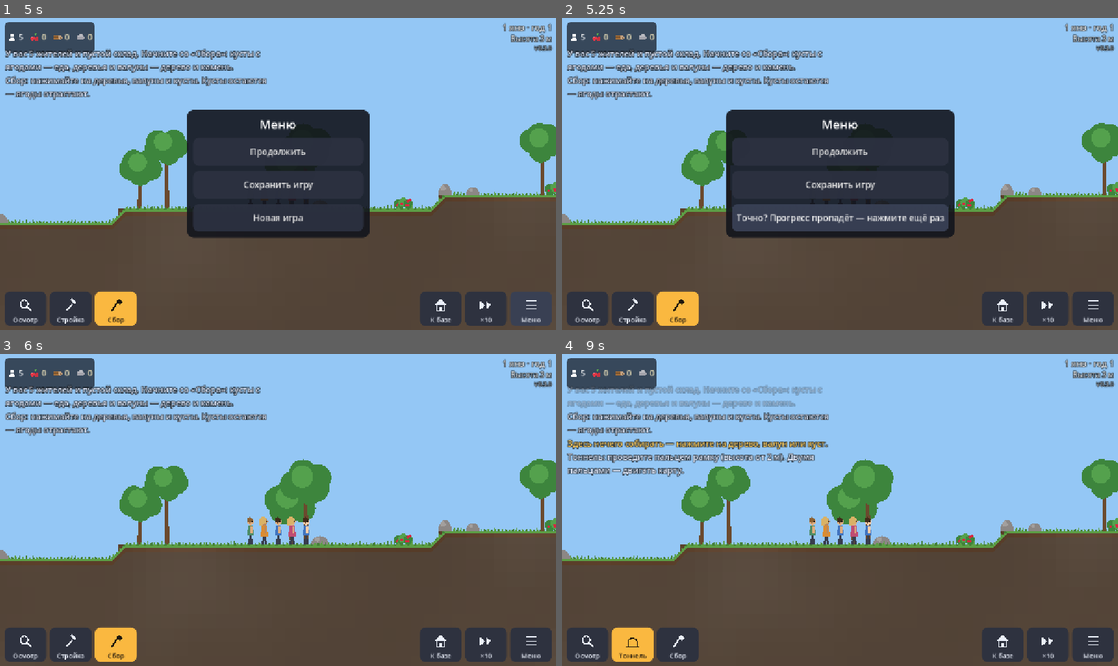
Above: before the commit, frames 1-4 (two rows, left to right).
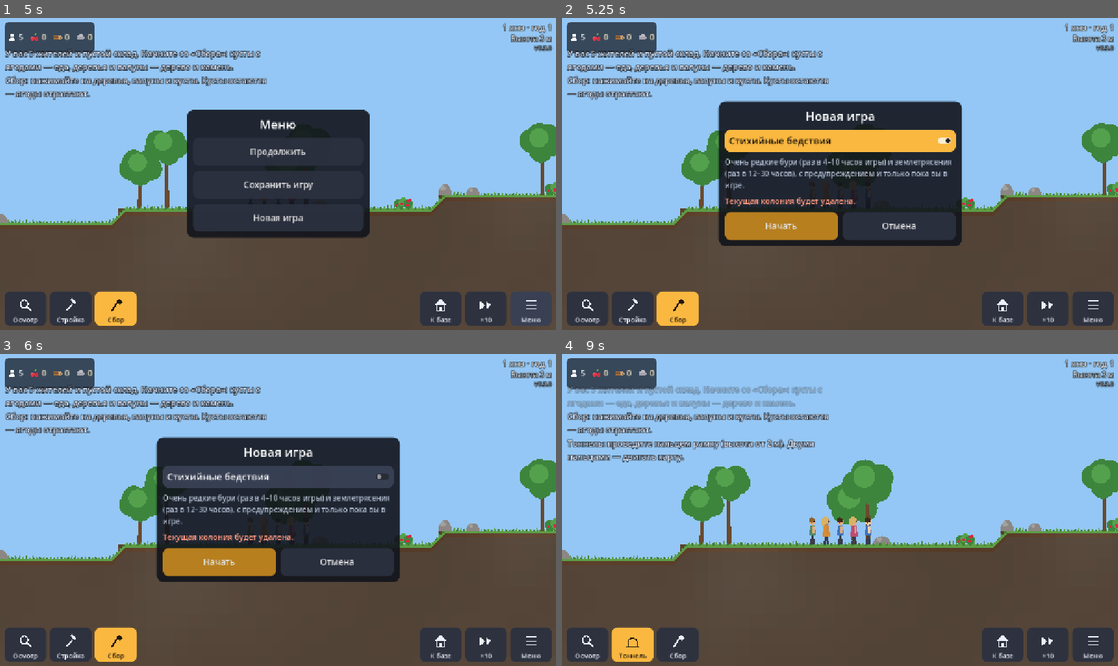
Above: after the commit, the same moments.

Repository: web-static-host/game1
Game: Godot game, scene res://scenes/main.tscn
Same seed, same stepped clock (60 frames per second), same inputs: the game is played once before the commit and once after it.
Inputs (mouse positions are in pixels of both pictures, inside the frame that each line leads up to):
- Up to frame 1 (5 s): click (27, 308) at 0.52 s; click (72, 308) at 1.27 s; click (116, 308) at 2.02 s; click (439, 308) at 2.77 s; click (483, 308) at 3.52 s; click (528, 308) at 4.27 s
- Up to frame 2 (5.25 s): click "Новая игра" at 5 s
- Up to frame 3 (6 s): click (278, 475) at 5.75 s, where only the run after the commit has a clickable "Стихийные бедствия"
- Up to frame 4 (9 s): click (901, 563) at 6.5 s, where only the run after the commit has a clickable "Отмена"; click (589, 644) at 7.27 s; click (634, 644) at 8.02 s; click (634, 606) at 8.77 s

Frame 1 is identical in both runs. In frame 2, 12% of the frame differs, in the area x 28-72%, y 26-74%; in frame 3, 20%; in frame 4, 2.1%.

Commit message:
Нагрузки: вес этажей и несущая способность стен, перегрузка, ветер и устойчивость башен; очень редкие бури и землетрясения с галочкой «Стихийные бедствия» в новой игре
Co-Authored-By: Claude Opus 5.5 <noreply@anthropic.com>
Claude-Session: https://claude.ai/code/session_016LhimkttaYpRVNZ3oj9mAA

Diff:
--- a/scripts/game/colony.gd
+++ b/scripts/game/colony.gd
@@ -6,6 +6,8 @@
 ## (update), оффлайн — упрощённо (advance_offline).
 
 signal event_logged(text: String, kind: String)
+## Землетрясение (для тряски камеры).
+signal quaked(magnitude: int)
 
 const START_UNITS := 5
 ## Ресурсов на старте нет — их сначала нужно собрать.
@@ -83,6 +85,11 @@
 var pathing: Pathing
 var physics: Physics
 var elements: Elements
+var loads: Loads
+## Во время толчков своды держат меньше.
+var quake_factor := 1.0
+## Стихийные бедствия (бури, землетрясения) — выбирается при создании игры.
+var disasters := true
 ## Идёт оффлайн-расчёт (без анимаций и гибели).
 var offline := false
 var units: Array[Unit] = []
@@ -135,6 +142,7 @@
 	pathing = Pathing.new(world, interior, room_cells, deck)
 	physics = Physics.new(self)
 	elements = Elements.new(self)
+	loads = Loads.new(self)
 	rng.seed = world.gen.world_seed + 12345
 
 
@@ -245,7 +253,7 @@
 	return maxi(1, r.size.y - 1)
 
 
-func validate(kind: int, r: Rect2i) -> String:
+func validate(kind: int, r: Rect2i, material := "wood") -> String:
 	var err := Project.size_error(kind, r)
 	if not err.is_empty():
 		return err
@@ -270,7 +278,7 @@
 				or Mat.is_solid(world.get_mat(below.x, below.y))
 			if not ok:
 				return "Комнате не на что опереться — нужен грунт или постройка снизу"
-		var floors_err := _floors_error(r)
+		var floors_err := _floors_error(r, material)
 		if not floors_err.is_empty():
 			return floors_err
 		# Пролёт под землёй ограничен прочностью породы потолка: шире — нужна крепь,
@@ -366,7 +374,7 @@
 ## Наибольший пролёт без крепи для породы m на глубине клетки c.
 func span_limit(m: int, c: Vector2i) -> int:
 	var depth := c.y - world.gen.surface_y(c.x)
-	var k := clampf(1.0 - depth / 8000.0, 0.4, 1.0)
+	var k := clampf(1.0 - depth / 8000.0, 0.4, 1.0) * quake_factor
 	return maxi(2, roundi(Mat.max_span(m) * k))
 
 
@@ -380,28 +388,12 @@
 	return out
 
 
-## Выдержат ли нижние этажи ещё один сверху.
-func _floors_error(r: Rect2i) -> String:
-	var chain := rooms_below(r)
-	var level := 1
-	var seen := {}
-	while not chain.is_empty():
-		var next: Array[Project] = []
-		for p in chain:
-			if seen.has(p.id):
-				continue
-			seen[p.id] = true
-			if p.phase != Project.Phase.DONE:
-				return "Нижнее здание ещё не достроено или обустраивается"
-			var allowed: int = Project.FLOORS_ABOVE.get(p.material, 1)
-			if level > allowed:
-				return "%s стены не выдержат %d эт. сверху (максимум %d) — нужен материал прочнее" % [
-					{"wood": "Деревянные", "clay": "Глиняные", "stone": "Каменные"}.get(p.material, "Эти"), level, allowed]
-			for q in rooms_below(p.rect):
-				next.append(q)
-		chain = next
-		level += 1
-	return ""
+## Выдержат ли нижние этажи вес новой комнаты и не опрокинет ли башню ветер.
+func _floors_error(r: Rect2i, material: String) -> String:
+	for p in rooms_below(r):
+		if p.phase != Project.Phase.DONE:
+			return "Нижнее здание ещё не достроено или обустраивается"
+	return loads.room_error(r, material)
 
 
 ## Пол комнаты ниже поверхности земли — без лестницы из неё не выбраться.
@@ -455,7 +447,7 @@
 
 
 func create_project(kind: int, r: Rect2i, workers := -1, material := "wood") -> Project:
-	if not validate(kind, r).is_empty():
+	if not validate(kind, r, material).is_empty():
 		return null
 	var p := Project.new()
 	p.id = next_project_id
@@ -1477,6 +1469,7 @@
 			_update_unit(u, step)
 	physics.update(dt)
 	elements.update(dt)
+	loads.update(dt)
 	_explore_t += dt
 	if _explore_t >= 1.0:
 		_explore_t = 0.0
@@ -2911,6 +2904,8 @@
 		"explored": [explored_min, explored_max, deepest_y, highest_y],
 		"fish": fish,
 		"elements": elements.to_dict(),
+		"loads": loads.to_dict(),
+		"disasters": disasters,
 	}
 
 
@@ -2961,5 +2956,8 @@
 		deepest_y = home.y
 		highest_y = home.y
 	elements.load_dict(d.get("elements", {}))
+	loads.load_dict(d.get("loads", {}))
+	disasters = bool(d.get("disasters", true))
+	loads.loads = loads.compute()
 	explore()
 	_refresh_bushes()
--- /dev/null
+++ b/scripts/game/loads.gd
@@ -0,0 +1,237 @@
+class_name Loads
+extends RefCounted
+## Нагрузки на постройки:
+## - вес: комната давит на те, что под ней (пропорционально опоре); стены держат
+##   столько тонн на метр ширины, сколько позволяет материал, ветхие — меньше;
+## - ветер: высокая наземная башня на узком основании опрокидывается;
+## - бури изнашивают наземные постройки, землетрясения — всё, перегруженное рушится.
+## Бури и землетрясения очень редки, бывают только при игроке (перед толчками земля дрожит)
+## и отключаются галочкой «Стихийные бедствия» при создании новой игры.
+
+## Масса стен и перекрытий на клетку комнаты, т.
+const MASS := {"wood": 0.6, "clay": 1.5, "stone": 2.2, "metal": 1.2}
+## Сколько тонн сверху держит метр ширины стен.
+const BEARING := {"wood": 2.5, "clay": 10.0, "stone": 28.0, "metal": 40.0}
+## Во сколько раз наземная башня может быть выше ширины основания.
+const SLENDER := {"wood": 3.0, "clay": 4.0, "stone": 6.0, "metal": 10.0}
+## Интервалы в секундах игры: буря — раз в 4–10 часов, землетрясение — раз в 12–30 часов.
+const STORM_EVERY := Vector2(4.0 * 3600.0, 10.0 * 3600.0)
+const STORM_LONG := Vector2(60.0, 120.0)
+const QUAKE_EVERY := Vector2(12.0 * 3600.0, 30.0 * 3600.0)
+const FORESHOCK := 20.0
+
+var colony: Colony
+var world: WorldData
+## Нагрузка сверху на комнаты: id -> т (пересчитывается раз в секунду).
+var loads := {}
+var storm_t := 0.0
+var storm_left := 0.0
+var storm_power := 0
+var quake_t := 0.0
+var _foreshock_done := false
+var _tick := 0.0
+## Сколько секунд комната перегружена: id -> сек. Через минуту — рушится.
+var overload_t := {}
+const OVERLOAD_GRACE := 60.0
+var _rng := RandomNumberGenerator.new()
+
+
+func _init(p_colony: Colony) -> void:
+	colony = p_colony
+	world = p_colony.world
+	_rng.seed = world.gen.world_seed + 4242
+	storm_t = _rng.randf_range(STORM_EVERY.x, STORM_EVERY.y)
+	quake_t = _rng.randf_range(QUAKE_EVERY.x, QUAKE_EVERY.y)
+
+
+static func mass(p: Project) -> float:
+	return MASS.get(p.material, 0.6) * p.area()
+
+
+## Сколько тонн сверху держит комната (ветхая — меньше).
+static func bearing(p: Project) -> float:
+	return BEARING.get(p.material, 2.5) * p.rect.size.x * (1.0 - 0.4 * p.wear)
+
+
+## Комнаты, которые несут вес (готовые и строящиеся сверху).
+func _rooms(extra: Project) -> Array[Project]:
+	var out: Array[Project] = []
+	for p in colony.projects:
+		if p.kind == Project.Kind.ROOM and p.phase != Project.Phase.DIG:
+			out.append(p)
+	if extra != null:
+		out.append(extra)
+	return out
+
+
+## Вес сверху на каждую комнату: id -> т. extra — проверяемая будущая комната.
+func compute(extra: Project = null) -> Dictionary:
+	var rooms := _rooms(extra)
+	# Сверху вниз: верхние передают вес нижним по ширине опоры.
+	rooms.sort_custom(func(a: Project, b: Project) -> bool: return a.rect.position.y < b.rect.position.y)
+	var out := {}
+	for q in rooms:
+		var total := mass(q) + float(out.get(q.id, 0.0))
+		for p in rooms:
+			if p == q or p.rect.position.y != q.rect.end.y:
+				continue
+			var overlap := mini(p.rect.end.x, q.rect.end.x) - maxi(p.rect.position.x, q.rect.position.x)
+			if overlap > 0:
+				out[p.id] = float(out.get(p.id, 0.0)) + total * overlap / q.rect.size.x
+	return out
+
+
+func load_on(p: Project) -> float:
+	return float(loads.get(p.id, 0.0))
+
+
+## Доля использованной прочности (больше 1 — не держит).
+func utilization(p: Project, from: Dictionary = loads) -> float:
+	if p.kind != Project.Kind.ROOM:
+		return 0.0
+	return float(from.get(p.id, 0.0)) / maxf(0.1, bearing(p))
+
+
+## Почему нельзя поставить комнату r из материала mat (пусто — можно).
+func room_error(r: Rect2i, mat: String) -> String:
+	var tmp := Project.new()
+	tmp.id = -1
+	tmp.kind = Project.Kind.ROOM
+	tmp.rect = r
+	tmp.material = mat
+	var predicted := compute(tmp)
+	for p in colony.projects:
+		if p.kind == Project.Kind.ROOM and utilization(p, predicted) > 1.0:
+			return "%s не выдержит: сверху будет %d т, держит %d т — стройте легче или внизу прочнее" % [
+				p.title(), roundi(predicted[p.id]), roundi(bearing(p))]
+	var tower := tower_of(r, mat)
+	if tower[0] > tower[1] * SLENDER.get(tower[2], 3.0):
+		return "Башня %d м на основании %d м опрокинется от ветра (из «%s» — не выше %d м). Расширьте основание" % [
+			tower[0], tower[1], Project.MATERIALS.get(tower[2], ["?"])[0].to_lower(), int(tower[1] * SLENDER.get(tower[2], 3.0))]
+	return ""
+
+
+## Наземная башня под комнатой r: [высота над землёй, ширина основания, материал основания].
+func tower_of(r: Rect2i, mat: String) -> Array:
+	var base_rect := r
+	var base_mat := mat
+	var guard := 0
+	while guard < 200:
+		guard += 1
+		var below := colony.rooms_below(base_rect)
+		if below.is_empty():
+			break
+		var best: Project = below[0]
+		for b in below:
+			if b.rect.size.x > best.rect.size.x:
+				best = b
+		base_rect = best.rect
+		base_mat = best.material
+	var ground := world.gen.surface_y(base_rect.get_center().x)
+	var height := maxi(0, mini(ground, base_rect.end.y) - r.position.y)
+	return [height, base_rect.size.x, base_mat]
+
+
+## Скорость ветра на высоте h м над землёй, м/с (в бурю — сильнее).
+func wind(h: float) -> float:
+	var v := 6.0 * pow(1.0 + maxf(0.0, h) / 10.0, 0.3)
+	return v * (1.0 + storm_power * 0.8) if storm_left > 0.0 else v
+
+
+func update(dt: float) -> void:
+	_tick += dt
+	if _tick >= 1.0:
+		_tick = 0.0
+		loads = compute()
+		_check_overload()
+	if colony.disasters:
+		_storms(dt)
+		_quakes(dt)
+
+
+## Перегруженная (например, обветшавшая) комната: предупреждение, через минуту — обрушение.
+func _check_overload() -> void:
+	for p: Project in colony.projects.duplicate():
+		if not colony.projects.has(p) or p.kind != Project.Kind.ROOM:
+			continue
+		if utilization(p) <= 1.0:
+			overload_t.erase(p.id)
+			continue
+		var t: float = overload_t.get(p.id, 0.0)
+		if t == 0.0:
+			colony._log("%s перегружена (%d т при допустимых %d т) и трещит! Разгрузите — снесите верхний этаж или отремонтируйте" % [
+				p.title(), roundi(load_on(p)), roundi(bearing(p))], "danger")
+		overload_t[p.id] = t + 1.0
+		if t + 1.0 >= OVERLOAD_GRACE:
+			overload_t.erase(p.id)
+			colony.collapse(p, "не выдержала вес верхних этажей")
+			loads = compute()
+
+
+func _storms(dt: float) -> void:
+	if storm_left > 0.0:
+		storm_left -= dt
+		for p in colony.projects:
+			if p.phase != Project.Phase.DONE or colony.is_underground(p):
+				continue
+			var h := world.gen.surface_y(p.rect.get_center().x) - p.rect.position.y
+			p.wear = minf(0.999, p.wear + dt / (Colony.YEAR * 0.25) * storm_power * (1.0 + maxf(0.0, h) / 10.0))
+		if storm_left <= 0.0:
+			colony._log("Буря стихла", "info")
+		return
+	storm_t -= dt
+	if storm_t <= 0.0:
+		storm_t = _rng.randf_range(STORM_EVERY.x, STORM_EVERY.y)
+		storm_left = _rng.randf_range(STORM_LONG.x, STORM_LONG.y)
+		storm_power = 1 + int(_rng.randf() * _rng.randf() * 3.0)
+		colony._log("Буря: ветер до %d м/с — наземные постройки быстрее ветшают" % roundi(wind(10.0)), "warning")
+
+
+func _quakes(dt: float) -> void:
+	# Чем глубже колония, тем ближе к разломам: толчки чаще.
+	quake_t -= dt * (1.0 + maxf(0.0, colony.deepest_y - colony.home.y) / 5000.0)
+	if quake_t <= FORESHOCK and not _foreshock_done:
+		_foreshock_done = true
+		colony._log("Земля дрожит — возможны толчки. Уведите жителей из шатких выработок", "warning")
+	if quake_t > 0.0:
+		return
+	quake_t = _rng.randf_range(QUAKE_EVERY.x, QUAKE_EVERY.y)
+	_foreshock_done = false
+	quake(1 + int(_rng.randf() * _rng.randf() * 3.0))
+
+
+## Землетрясение силой mag (1–3): износ, рушится перегруженное, сыпется порода.
+func quake(mag: int) -> void:
+	colony._log("ЗЕМЛЕТРЯСЕНИЕ, сила %d!" % mag, "danger")
+	colony.quaked.emit(mag)
+	loads = compute()
+	for p: Project in colony.projects.duplicate():
+		if not colony.projects.has(p):
+			continue
+		if p.phase == Project.Phase.DONE or p.phase == Project.Phase.EQUIP:
+			var u := utilization(p)
+			p.wear = minf(0.999, p.wear + 0.02 * mag * (1.0 + u))
+			if u * (1.0 + 0.15 * mag) > 1.0:
+				colony.collapse(p, "не выдержала толчков")
+	# Своды выработок на пределе прочности не выдерживают тряски.
+	colony.quake_factor = 1.0 - 0.12 * mag
+	var cells: Array[Vector2i] = []
+	for p in colony.projects:
+		var area := p.rect.grow(2)
+		for y in range(area.position.y, area.end.y):
+			for x in range(area.position.x, area.end.x):
+				cells.append(Vector2i(x, y))
+	colony.physics.check_area(cells)
+	colony.quake_factor = 1.0
+	loads = compute()
+
+
+func to_dict() -> Dictionary:
+	return {"storm_t": storm_t, "storm_left": storm_left, "storm_power": storm_power, "quake_t": quake_t}
+
+
+func load_dict(d: Dictionary) -> void:
+	storm_t = float(d.get("storm_t", storm_t))
+	storm_left = float(d.get("storm_left", 0.0))
+	storm_power = int(d.get("storm_power", 0))
+	quake_t = float(d.get("quake_t", quake_t))
--- a/scripts/game/project.gd
+++ b/scripts/game/project.gd
@@ -18,8 +18,6 @@
 	"clay": ["Глина", 1.2],
 	"stone": ["Камень", 1.5],
 }
-## Сколько этажей можно поставить сверху на комнату из материала.
-const FLOORS_ABOVE := {"wood": 1, "clay": 2, "stone": 4}
 
 var id := 0
 var kind := Kind.TUNNEL
--- a/scripts/main.gd
+++ b/scripts/main.gd
@@ -30,6 +30,8 @@
 var _pending_material := "wood"
 ## Что показано в информационной панели: [вид, id] — чтобы обновлять текст.
 var _info_target := []
+## Тряска камеры при землетрясении, сек.
+var _shake := 0.0
 
 
 func _ready() -> void:
@@ -40,9 +42,11 @@
 	_home = Vector2i(0, world.gen.surface_y(0))
 	_build_scene()
 	colony.event_logged.connect(hud.log_event)
+	colony.quaked.connect(func(mag: int) -> void: _shake = 1.2 + mag * 0.8)
 
 	var start := _home + Vector2i(0, -3)
 	if data.is_empty():
+		colony.disasters = _new_game_settings().get("disasters", true)
 		colony.start_new(_home.x)
 		hud.log_event("У вас 5 жителей и пустой склад. Начните со «Сбора»: кусты с ягодами — еда, деревья и валуны — дерево и камень.", "info")
 	else:
@@ -106,6 +110,11 @@
 	var dt := minf(delta, 0.25)
 	colony.update(dt * SPEEDS[_speed_idx])
 	_clamp_camera()
+	if _shake > 0.0:
+		_shake -= delta
+		camera.offset = Vector2(randf_range(-1, 1), randf_range(-1, 1)) * 10.0 * minf(1.0, _shake)
+	elif camera.offset != Vector2.ZERO:
+		camera.offset = Vector2.ZERO
 	_update_sky()
 	_status_timer -= delta
 	if _status_timer <= 0.0:
@@ -133,7 +142,23 @@
 				_save()
 
 
-func _new_game() -> void:
+const NEW_GAME_PATH := "user://new_game.json"
+
+
+## Настройки новой игры, выбранные в меню (читаются один раз).
+func _new_game_settings() -> Dictionary:
+	if not FileAccess.file_exists(NEW_GAME_PATH):
+		return {}
+	var d = JSON.parse_string(FileAccess.get_file_as_string(NEW_GAME_PATH))
+	DirAccess.remove_absolute(ProjectSettings.globalize_path(NEW_GAME_PATH))
+	return d if typeof(d) == TYPE_DICTIONARY else {}
+
+
+func _new_game(disasters: bool) -> void:
+	var f := FileAccess.open(NEW_GAME_PATH, FileAccess.WRITE)
+	if f != null:
+		f.store_string(JSON.stringify({"disasters": disasters}))
+		f.close()
 	_restarting = true
 	if FileAccess.file_exists(SaveSystem.DEFAULT_PATH):
 		DirAccess.remove_absolute(ProjectSettings.globalize_path(SaveSystem.DEFAULT_PATH))
@@ -469,7 +494,12 @@
 		rows.append(_progress("Износ", p.wear, "%d%% · ещё ~%s" % [roundi(p.wear * 100.0), _years(colony.years_left(p))],
 			_wear_color(p.wear)))
 		if p.kind == Project.Kind.ROOM:
-			chips.append(["", "этажей сверху: до %d" % Project.FLOORS_ABOVE.get(p.material, 1)])
+			var util := colony.loads.utilization(p)
+			rows.append(_progress("Нагрузка", minf(util, 1.0), "%d т из %d т" % [roundi(colony.loads.load_on(p)),
+				roundi(Loads.bearing(p))], _wear_color(util * 0.9)))
+			if not colony.is_underground(p):
+				var tower := colony.loads.tower_of(p.rect, p.material)
+				chips.append(["", "ветер %d м/с" % roundi(colony.loads.wind(tower[0]))])
 	if p.phase == Project.Phase.DONE and p.kind == Project.Kind.ROOM:
 		match p.purpose:
 			RoomType.HOME:
@@ -680,6 +710,24 @@
 			Mat.name_of(span[1]).to_lower(), span[0]]})
 	for lower in colony.ladders_needed(r):
 		rows.append({"type": "resources", "label": "Лестница внизу", "items": _cost_items(RoomType.ladder_cost(lower))})
+	if kind == Project.Kind.ROOM and not colony.rooms_below(r).is_empty():
+		var tmp := Project.new()
+		tmp.id = -1
+		tmp.kind = kind
+		tmp.rect = r
+		tmp.material = _pending_material
+		var predicted := colony.loads.compute(tmp)
+		for lower in colony.rooms_below(r):
+			var util := colony.loads.utilization(lower, predicted)
+			rows.append(_progress("Нагрузка внизу", minf(util, 1.0), "%s: %d%%" % [lower.title(), roundi(util * 100.0)],
+				_wear_color(util * 0.9)))
+	if kind == Project.Kind.ROOM and r.position.y < world.gen.surface_y(r.get_center().x):
+		var tower := colony.loads.tower_of(r, _pending_material)
+		var limit := int(tower[1] * Loads.SLENDER.get(tower[2], 3.0))
+		chips.append(["", "башня %d м из %d возможных" % [tower[0], limit]])
+	var verr := colony.validate(kind, r, _pending_material)
+	if not verr.is_empty():
+		rows.append({"type": "warning", "text": verr})
 	if kind == Project.Kind.TUNNEL:
 		var lanes := Colony.tunnel_lanes(r)
 		chips.append(["people", "%d %s" % [lanes, "поток" if lanes == 1 else "потока"]])
@@ -718,6 +766,10 @@
 
 
 func _confirm_pending() -> void:
+	var err := colony.validate(_pending_kind, _pending, _pending_material)
+	if not err.is_empty():
+		hud.log_event(err, "warning")
+		return
 	var p := colony.create_project(_pending_kind, _pending, _pending_workers, _pending_material)
 	_clear_preview()
 	if p != null:
--- a/scripts/ui/hud.gd
+++ b/scripts/ui/hud.gd
@@ -7,7 +7,7 @@
 signal home_pressed
 signal speed_pressed
 signal save_pressed
-signal new_game_confirmed
+signal new_game_confirmed(disasters: bool)
 
 enum Mode { LOOK, TUNNEL, ROOM, HARVEST, BRIDGE }
 
@@ -45,7 +45,8 @@
 var _build_row: HBoxContainer
 var _menu: PanelContainer
 var _menu_new: Button
-var _new_armed := false
+var _new_game: PanelContainer
+var _disasters: CheckButton
 var _log: VBoxContainer
 var _info_panel: PanelContainer
 var _title: Label
@@ -257,8 +258,7 @@
 	home.pressed.connect(func() -> void: home_pressed.emit())
 	_btn_speed.pressed.connect(func() -> void: speed_pressed.emit())
 	menu.pressed.connect(func() -> void:
-		_new_armed = false
-		_menu_new.text = "Новая игра"
+		_new_game.visible = false
 		_menu.visible = not _menu.visible)
 
 
@@ -631,12 +631,47 @@
 		_menu.visible = false)
 	_menu_new = _menu_button(v, "Новая игра")
 	_menu_new.pressed.connect(func() -> void:
-		if not _new_armed:
-			_new_armed = true
-			_menu_new.text = "Точно? Прогресс пропадёт — нажмите ещё раз"
-			return
 		_menu.visible = false
-		new_game_confirmed.emit())
+		_new_game.visible = true)
+	_build_new_game(center)
+
+
+## Окно новой игры: настройки и подтверждение (текущий прогресс пропадёт).
+func _build_new_game(center: CenterContainer) -> void:
+	_new_game = PanelContainer.new()
+	_new_game.visible = false
+	_new_game.custom_minimum_size = Vector2(560, 0)
+	center.add_child(_new_game)
+	var v := VBoxContainer.new()
+	v.add_theme_constant_override("separation", 12)
+	_new_game.add_child(v)
+	var title := _label("Новая игра", 28, Color.WHITE)
+	title.horizontal_alignment = HORIZONTAL_ALIGNMENT_CENTER
+	v.add_child(title)
+	_disasters = CheckButton.new()
+	_disasters.text = "Стихийные бедствия"
+	_disasters.button_pressed = true
+	_disasters.focus_mode = Control.FOCUS_NONE
+	_disasters.add_theme_font_size_override("font_size", 22)
+	v.add_child(_disasters)
+	var hint := _label("Очень редкие бури (раз в 4–10 часов игры) и землетрясения (раз в 12–30 часов), с предупреждением и только пока вы в игре.", 17, MUTED)
+	hint.autowrap_mode = TextServer.AUTOWRAP_WORD_SMART
+	hint.custom_minimum_size = Vector2(520, 0)
+	v.add_child(hint)
+	var warn := _label("Текущая колония будет удалена.", 18, Color(1.0, 0.6, 0.5))
+	v.add_child(warn)
+	var row := HBoxContainer.new()
+	row.add_theme_constant_override("separation", 10)
+	v.add_child(row)
+	var start := _menu_button(row, "Начать")
+	start.size_flags_horizontal = Control.SIZE_EXPAND_FILL
+	start.add_theme_stylebox_override("normal", _box(Color(0.75, 0.52, 0.12, 0.95), 14, 10))
+	var cancel := _menu_button(row, "Отмена")
+	cancel.size_flags_horizontal = Control.SIZE_EXPAND_FILL
+	start.pressed.connect(func() -> void:
+		_new_game.visible = false
+		new_game_confirmed.emit(_disasters.button_pressed))
+	cancel.pressed.connect(func() -> void: _new_game.visible = false)
 
 
 func _menu_button(parent: Control, text: String) -> Button:
--- a/tests/run_tests.gd
+++ b/tests/run_tests.gd
@@ -33,6 +33,7 @@
 	test_wear_and_repair()
 	test_calendar()
 	test_elements()
+	test_loads()
 	test_save_roundtrip()
 	test_environment()
 	test_generation_speed()
@@ -1124,3 +1125,81 @@
 	check(gp.paused and gp.hazard_pending == "water" and gp.blocked.begins_with("Геолог"), "геолог предупредил о воде: " + gp.blocked)
 	gc.set_paused(gp, false)
 	check(not gp.paused and gp.hazard_ack.has("water"), "игрок разрешил копать дальше")
+
+
+func test_loads() -> void:
+	var colony := _new_colony(71)
+	var w := colony.world
+	colony.start_new(0)
+	var gx := _flat_x(w, 10)
+	var s := w.gen.surface_y(gx)
+	colony.inventory = {"wood": 50, "stone": 50}
+	colony.known_resources = {"wood": true, "stone": true}
+	var base := colony.create_project(Project.Kind.ROOM, Rect2i(gx, s - 3, 5, 3), -1, "stone")
+	colony.advance_offline(6000.0)
+	check(base != null and base.phase == Project.Phase.DONE, "каменное основание построено")
+	# Лёгкие деревянные этажи на каменном основании: можно больше, чем раньше разрешалось.
+	var floors: Array[Project] = [base]
+	for i in 4:
+		colony.inventory = {"wood": 60, "stone": 60}
+		var r := Rect2i(gx, s - 6 - i * 3, 5, 3)
+		var err := colony.validate(Project.Kind.ROOM, r, "wood")
+		if not err.is_empty():
+			check(i >= 1, "на камень встаёт хотя бы 2 деревянных этажа: " + err)
+			break
+		var f := colony.create_project(Project.Kind.ROOM, r, -1, "wood")
+		colony.advance_offline(6000.0)
+		floors.append(f)
+	var top: Project = floors[floors.size() - 1]
+	var err2 := colony.validate(Project.Kind.ROOM, Rect2i(gx, top.rect.position.y - 3, 5, 3), "wood")
+	check(not err2.is_empty(), "дальше не пускает вес или ветер: " + err2)
+	colony.loads.loads = colony.loads.compute()
+	check(colony.loads.utilization(base) > 0.0 and colony.loads.utilization(base) <= 1.0, "основание нагружено, но держит")
+	check(colony.loads.load_on(base) > colony.loads.load_on(floors[1]), "нижнему тяжелее, чем верхним")
+	# Тонкая башня опрокидывается ветром.
+	var tower := colony.loads.tower_of(Rect2i(gx, top.rect.position.y - 3, 5, 3), "wood")
+	check(tower[0] == s - top.rect.position.y + 3 and tower[1] == 5 and tower[2] == "stone",
+		"высота башни — от земли, основание — нижний этаж (%d м, %d м)" % [tower[0], tower[1]])
+	# Обветшавший и перегруженный этаж трещит и рушится через минуту.
+	var lower: Project = floors[1] if floors.size() > 2 else base
+	lower.wear = 0.99
+	var logs := []
+	colony.event_logged.connect(func(t: String, _k: String) -> void: logs.append(t))
+	for p in colony.projects:
+		if p != lower:
+			p.wear = 0.0
+	var over := colony.loads.utilization(lower, colony.loads.compute()) > 1.0
+	if over:
+		for i in 70:
+			colony.loads.update(1.0)
+		check(logs.any(func(t: String) -> bool: return t.contains("перегружена")), "сначала предупреждение о перегрузке")
+		check(not colony.projects.has(lower), "перегруженный этаж рухнул")
+	# Землетрясение изнашивает постройки.
+	var c2 := _new_colony(72)
+	c2.start_new(0)
+	c2.inventory = {"wood": 50}
+	var gx2 := _flat_x(c2.world, 10)
+	var hut := c2.create_project(Project.Kind.ROOM, Rect2i(gx2, c2.world.gen.surface_y(gx2) - 3, 4, 3))
+	c2.advance_offline(4000.0)
+	var w0 := hut.wear
+	var mags := []
+	c2.quaked.connect(func(m: int) -> void: mags.append(m))
+	c2.loads.quake(2)
+	check(hut.wear > w0 + 0.03 and mags == [2], "землетрясение изнашивает и трясёт камеру")
+	# Буря изнашивает наземные постройки.
+	var w1 := hut.wear
+	c2.loads.storm_t = 0.0
+	for i in 60:
+		c2.loads.update(1.0)
+	check(c2.loads.storm_left > 0.0 or hut.wear > w1, "началась буря")
+	check(hut.wear > w1, "в бурю наземный дом ветшает быстрее")
+	# Без стихийных бедствий ни бурь, ни землетрясений.
+	c2.disasters = false
+	c2.loads.storm_left = 0.0
+	c2.loads.storm_t = 0.0
+	c2.loads.quake_t = 0.0
+	mags.clear()
+	for i in 30:
+		c2.loads.update(1.0)
+	check(c2.loads.storm_left <= 0.0 and mags.is_empty(), "галочка «Стихийные бедствия» выключает бури и землетрясения")
+	check(Loads.STORM_EVERY.x >= 3600.0 * 4 and Loads.QUAKE_EVERY.x >= 3600.0 * 12, "бедствия очень редкие")
--- a/tests/screenshot.gd
+++ b/tests/screenshot.gd
@@ -69,6 +69,9 @@
 		_prepare_elements()
 	if _frame == 470:
 		_shot("elements")
+		_main.hud._new_game.visible = true
+	if _frame == 480:
+		_shot("new_game")
 		return true
 	return false
 
Not shown, added: scripts/game/loads.gd.uid
Not shown, changed: docs/GDD.md
